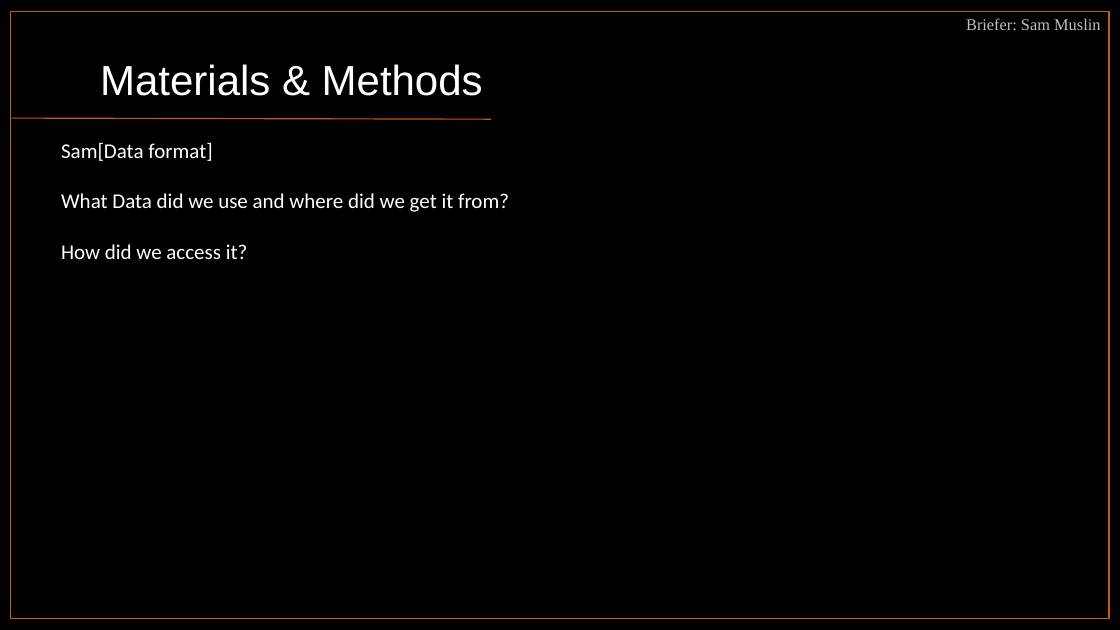
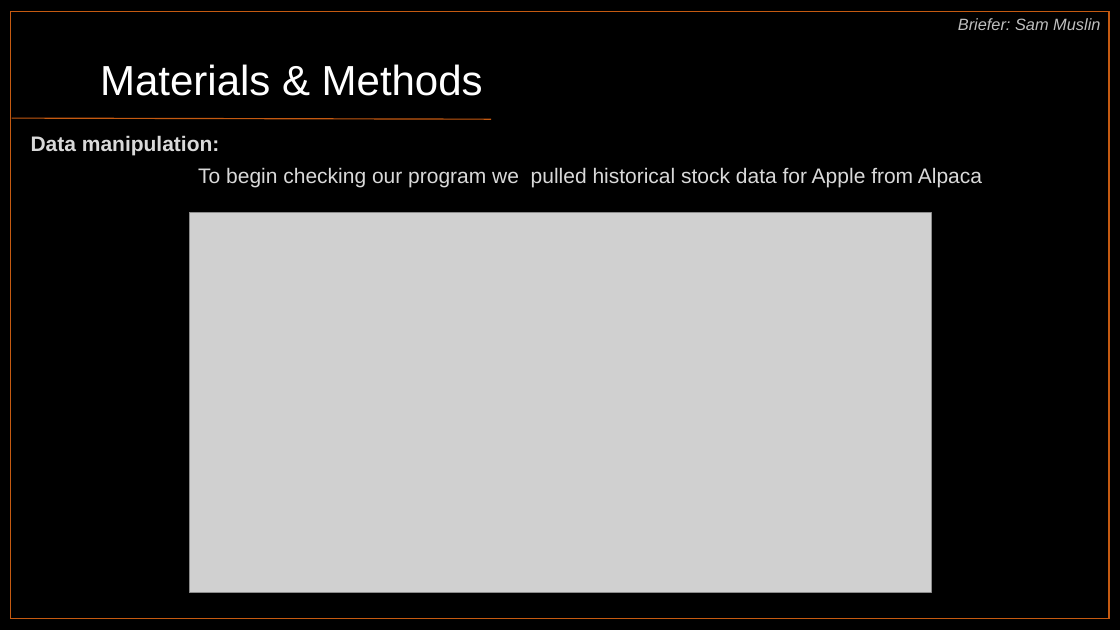
Before and after one commit to harithmd1/project1_group2, a slide deck: slide 6 of MACD_Indicators_Group_2.pptx. Drawn at 1120x630 pixels with LibreOffice and Linux fonts; fonts in the diff are those of the drawing; grey boxes stand for pictures. Boxes give left, top, right and bottom in pixels: in the first picture for what was removed or moved away, otherwise in the second. Text is boxed around its words. In the diff, an @@ line names an element or a change of style, - is before the commit and + after.

Commit message:
Updated presentation with new slides

```diff
--- a/MACD_Indicators_Group_2.pptx
+++ b/MACD_Indicators_Group_2.pptx
@@ text "Briefer: Sam Muslin" at (x1=958, y1=18, x2=1100, y2=30): font Times New Roman to Arial, italic on @@
@@ text added at (x1=31, y1=135, x2=220, y2=155), 18 pt, text #D9D9D9, bold @@
+Data manipulation:
@@ text removed at (x1=61, y1=142, x2=509, y2=259) @@
-Sam[Data format]
-What Data did we use and where did we get it from?
-How did we access it?
@@ text added at (x1=198, y1=167, x2=982, y2=188), 18 pt, text #D9D9D9 @@
+To begin checking our program we pulled historical stock data for Apple from Alpaca
@@ picture added at (x1=189, y1=213, x2=931, y2=592) @@
```
Also in this commit, not shown: 9 other slides changed, 6 slides added.
